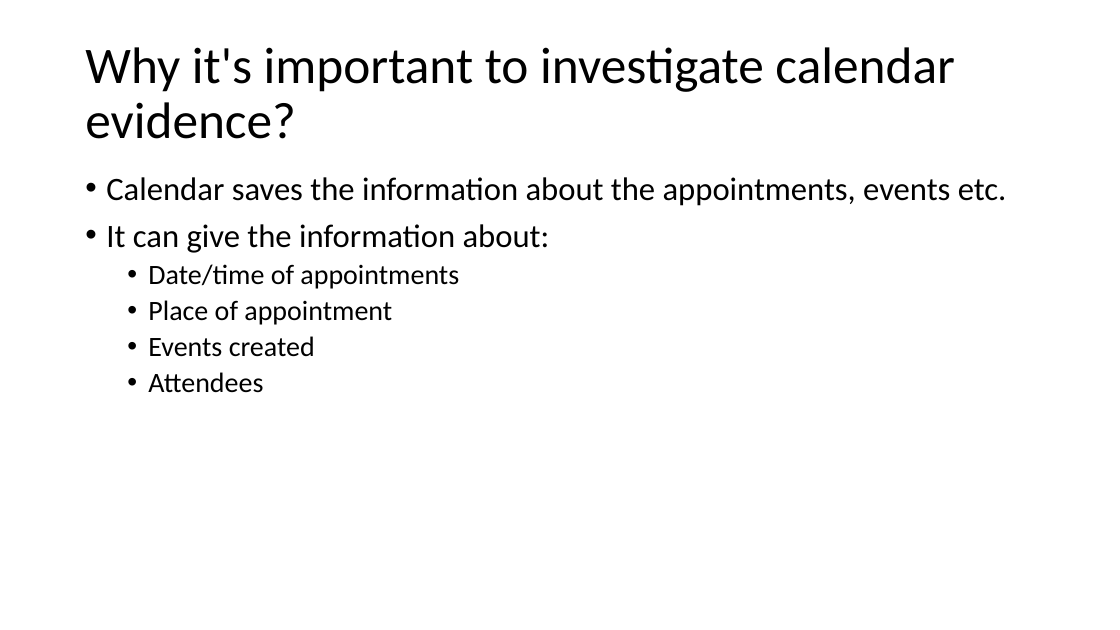
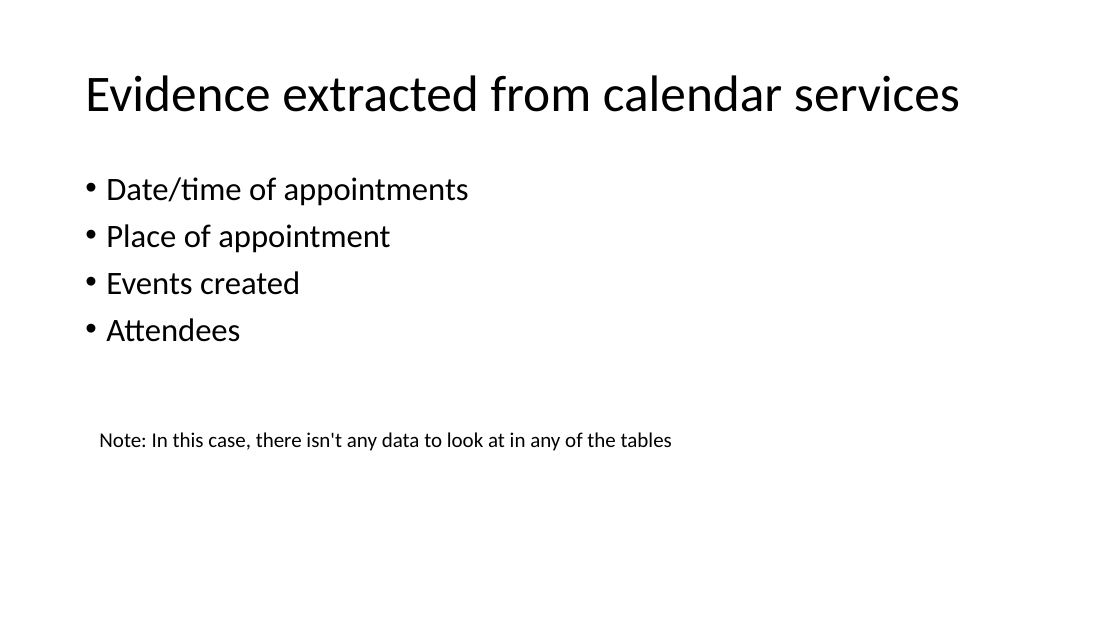
Before and after one commit to frankwxu/digital-forensics-lab, a slide deck: slide 4 of Android10/5_1_3_AOSP_App_Investigations_Calendar.pptx. Drawn at 1120x630 pixels with LibreOffice and Linux fonts; fonts in the diff are those of the drawing; background and template pictures are left out. Boxes give left, top, right and bottom in pixels: in the first picture for what was removed or moved away, otherwise in the second. Text is boxed around its words. In the diff, an @@ line names an element or a change of style, - is before the commit and + after.

```diff
--- a/Android10/5_1_3_AOSP_App_Investigations_Calendar.pptx
+++ b/Android10/5_1_3_AOSP_App_Investigations_Calendar.pptx
@@ title at (85, 75, 960, 112): text changed @@
-Why it's important to investigate calendar evidence?
+Evidence extracted from calendar services
@@ text "Date/time of appointments" at (106, 177, 469, 342): size 24 to 28 pt; list level 2 to 1 in "Date/time of appointments"; list level 2 to 1 in "Place of appointment"; list level 2 to 1 in "Events created"; list level 2 to 1 in "Attendees" @@
@@ text at (106, 177, 1007, 253): paragraphs removed @@
-• Calendar saves the information about the appointments, events etc.
-• It can give the information about:
@@ text added at (99, 432, 672, 451), 18 pt, text #000000 @@
+Note: In this case, there isn't any data to look at in any of the tables
```
Also in this commit, not shown: 1 other slide changed, 1 slide removed, 2 other files.
